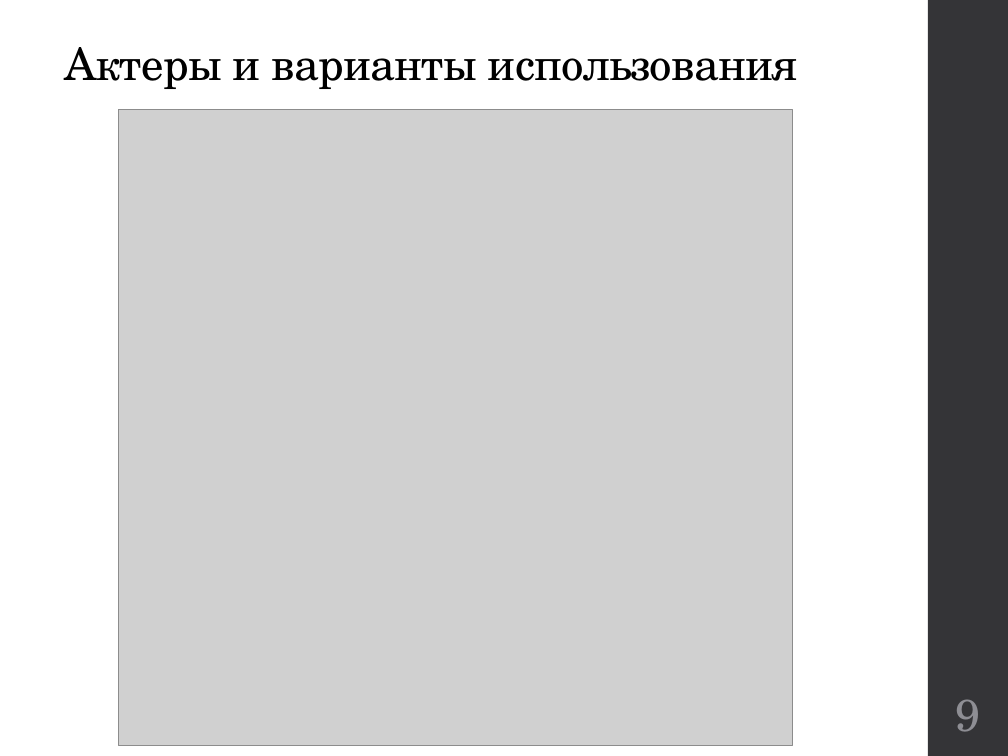
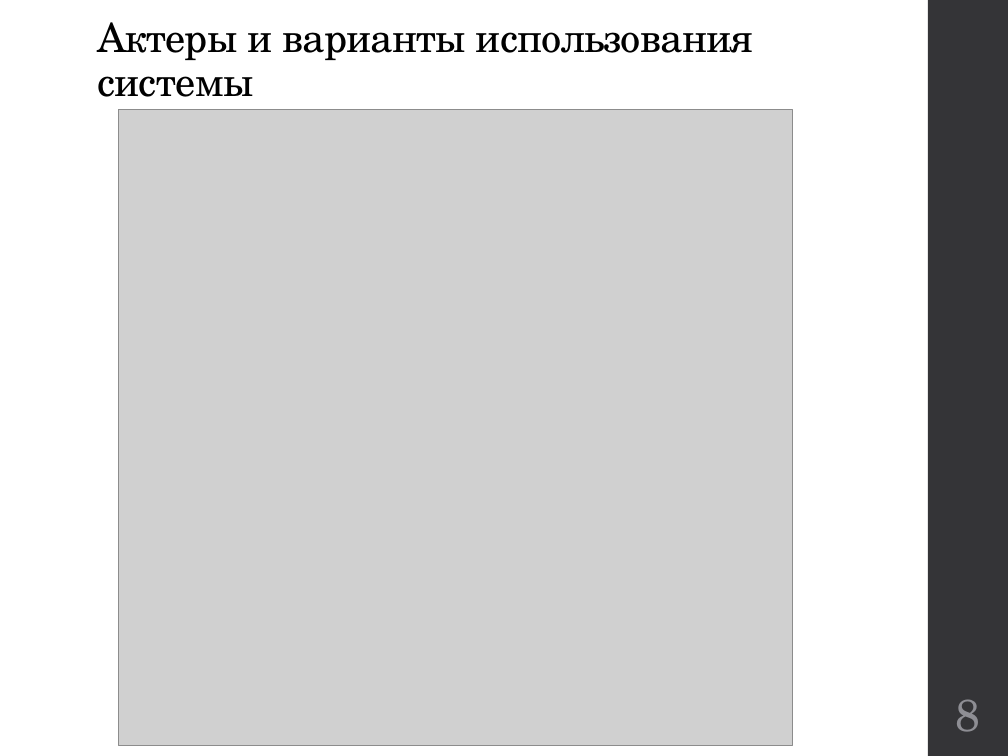
Before and after one commit to kwadraterry/diploma, a slide deck: slide 8 of Отчет/Доклад Неповинных.pptx (slide 9 before the commit). Drawn at 1008x756 pixels with LibreOffice and Linux fonts; fonts in the diff are those of the drawing; grey boxes stand for pictures. Boxes give left, top, right and bottom in pixels: in the first picture for what was removed or moved away, otherwise in the second. Text is boxed around its words. In the diff, an @@ line names an element or a change of style, - is before the commit and + after.

```diff
--- a/Отчет/Доклад Неповинных.pptx
+++ b/Отчет/Доклад Неповинных.pptx
@@ title at (x1=97, y1=22, x2=754, y2=97): text changed; size 32 to 28.8 pt @@
-Актеры и варианты использования
+Актеры и варианты использования системы
@@ page number at (x1=956, y1=699, x2=981, y2=732): text changed @@
-9
+8
```
Also in this commit, not shown: 3 other slides changed, 1 slide removed.
